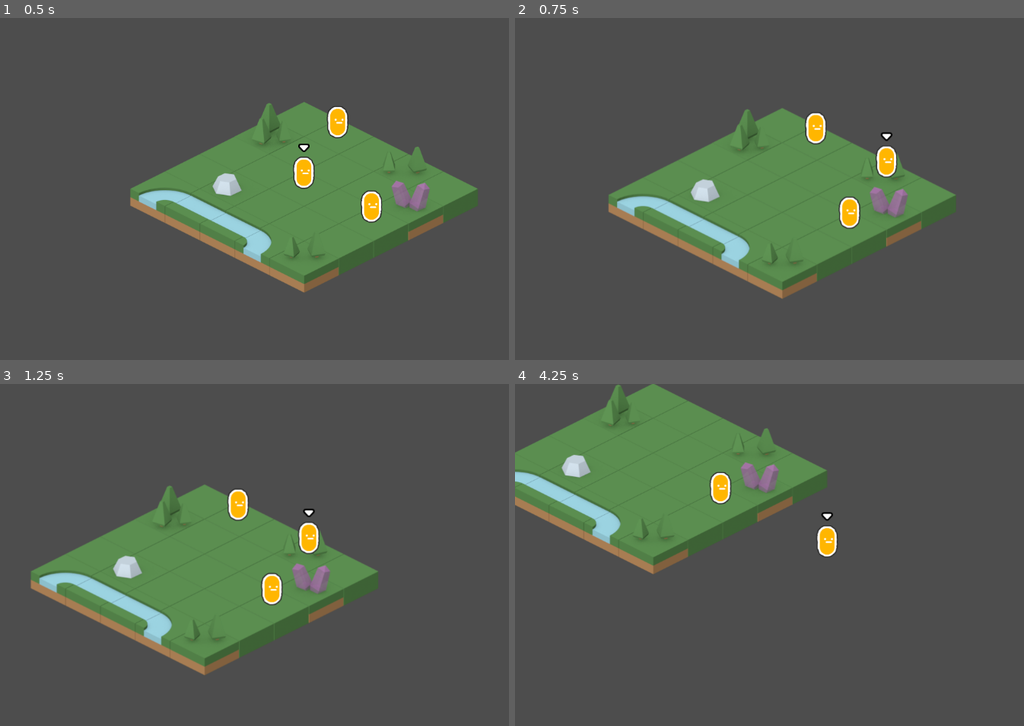
Above: before the commit, frames 1-4 (two rows, left to right).
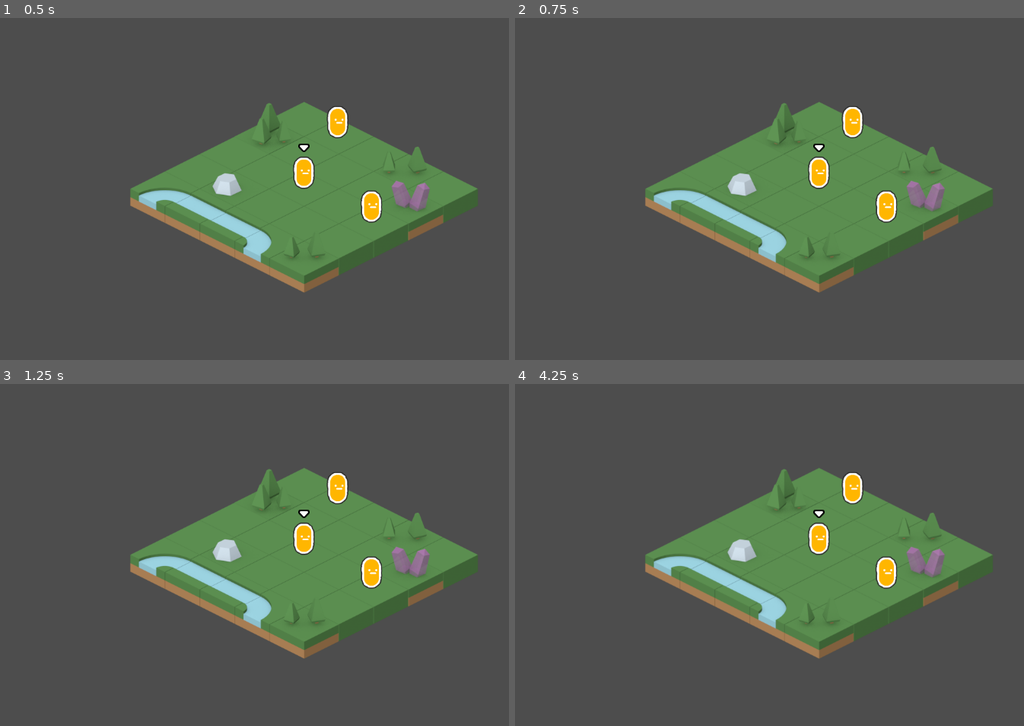
Above: after the commit, the same moments.

Repository: CreatedBySeb/godot-test
Game: Godot game, scene res://scenes/game.tscn
Same seed, same stepped clock (60 frames per second), same inputs: the game is played once before the commit and once after it.
Inputs (mouse positions are in pixels of both pictures, inside the frame that each line leads up to):
- Up to frame 1 (0.5 s): no input
- Up to frame 2 (0.75 s): tap Enter at 0.5 s; move the mouse to (952, 171) at 0.52 s; click (952, 171) at 0.6 s
- Up to frame 3 (1.25 s): no input
- Up to frame 4 (4.25 s): move the mouse to (698, 572) at 1.27 s; click (698, 572) at 1.35 s; move the mouse to (881, 479) at 2.02 s; tap E (select_next_unit) at 2.1 s; click (881, 479) at 2.3 s; move the mouse to (789, 623) at 2.77 s; tap Q (select_prev_unit) at 2.85 s; click (789, 623) at 3.05 s; move the mouse to (1003, 606) at 3.52 s; click (1003, 606) at 3.6 s

Frame 1 is identical in both runs. In frame 2, 14% of the frame differs, in the area x 18-94%, y 24-83%; in frame 3, 23%; in frame 4, 36%, in the area x 0-94%, y 0-81%.

Commit message:
Add checks for movement

Diff:
--- a/scripts/GameManager.gd
+++ b/scripts/GameManager.gd
@@ -28,10 +28,37 @@
 		var global_pos = space_transform * mouse_pos
 		var selected_tile = tilemap.local_to_map(tilemap.to_local(global_pos))
 
-		units[selected_unit].move_to_tile(selected_tile)
+		move_unit(units[selected_unit], selected_tile)
 
 
 func select_unit(direction: int):
 	selected_unit = wrap(selected_unit + direction, 0, len(units))
 	camera.target = units[selected_unit]
 	select_sound.play()
+
+
+func unit_on_tile(tile: Vector2) -> Unit:
+	for unit in units:
+		if unit.location == tile:
+			return unit
+
+	return null
+
+
+func move_unit(unit: Unit, tile: Vector2) -> bool:
+	if tile.distance_to(unit.location) > unit.move_range:
+		print("Tile too far away")
+		return false
+
+	if unit_on_tile(tile):
+		print("Tile already occupied")
+		return false
+
+	var tile_data = tilemap.get_cell_tile_data(0, tile)
+
+	if !tile_data.get_custom_data("walkable"):
+		print("Tile is not walkable")
+		return false
+
+	unit.move_to_tile(tile)
+	return true
--- a/scripts/Unit.gd
+++ b/scripts/Unit.gd
@@ -1,15 +1,17 @@
 extends AnimatableBody2D
 class_name Unit
+
+@export var move_range: int = 1
 
 @onready var game_manager: GameManager = %GameManager
 @onready var tilemap: TileMap = %TileMap
 
-var location = Vector2.ZERO
+var location: Vector2
 
 
 # Called when the node enters the scene tree for the first time.
 func _ready():
-	pass # Replace with function body.
+	location = tilemap.local_to_map(tilemap.to_local(position))
 
 
 # Called every frame. 'delta' is the elapsed time since the previous frame.
